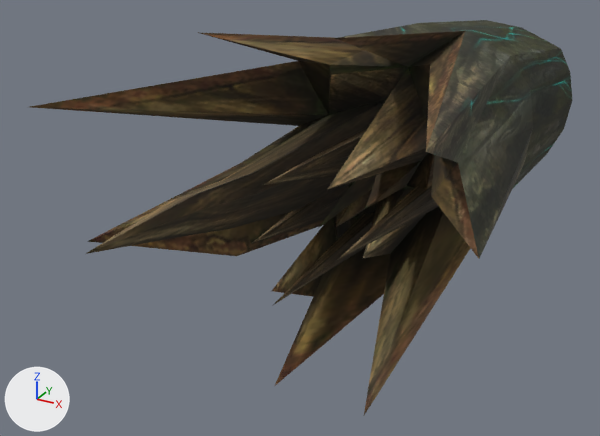
The OBJ model sceneobjs/mori_yewai_01/mori_yewai_01_duanlie01.obj: old version first, new version second.
Rendered twice from a 50 mm camera at (682.0, -2147.0, 620.0) aimed at (-114.0, -700.0, -103.0). The lights are fixed; the arrows at lower left show +X, +Y and +Z. Where no turn or scale is listed for an object, it has been applied to the vertices. Vertices at the same position are counted once.

Objects in the first picture: 'mori_yewai_01_duanlie01'.
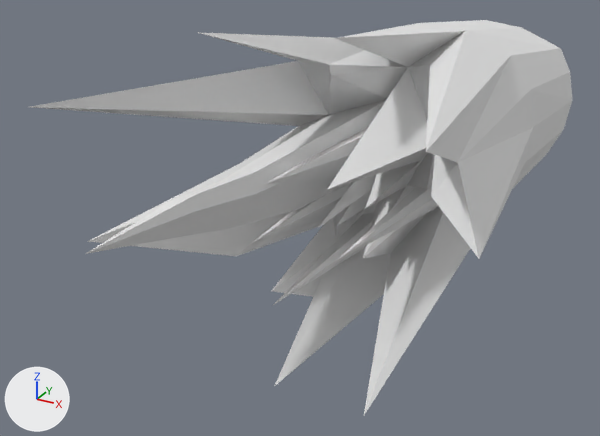
Location of each change, [x1, y1, x2, y2] in pixels of the pictures (600 x 436 px):
part 1 of me_mori_yewai_01_duanlie01, recoloured: [30, 31, 479, 415] in both
part 2 of me_mori_yewai_01_duanlie01, recoloured (black to grey): [338, 20, 572, 258] in both

The change, as a list of edits to the scene's bpy script:
```text
Add mat_material_2_1:
    mat_material_2_1 = principled_material('material_2')
    mat_material_2_1.base_color = (0.8, 0.8, 0.8)  # white #e7e7e7
    mat_material_2_1.roughness = 1.0
Add mat_material_1_1:
    mat_material_1_1 = principled_material('material_1')
    mat_material_1_1.base_color = (0.8, 0.8, 0.8)  # white #e7e7e7
    mat_material_1_1.roughness = 1.0
Add mat_material_3_1:
    mat_material_3_1 = principled_material('material_3')
    mat_material_3_1.base_color = (0.8, 0.8, 0.8)  # white #e7e7e7
    mat_material_3_1.roughness = 1.0
Change me_mori_yewai_01_duanlie01:
    where me_mori_yewai_01_duanlie01.from_pydata(...)  # 129 vertices, 220 faces; spans x -425.0..360.0, y -1244.0..1.0, z -406.0..335.0
    used by ob_mori_yewai_01_duanlie01; location = (0.0, 0.0, 0.0)
    remove me_mori_yewai_01_duanlie01.materials.append(mat_material_3)  # picture img_mori_yewai_01_worldtree02_01_png
    me_mori_yewai_01_duanlie01 part 1: all 138 faces that had it switch from mat_material_2 (picture img_mori_yewai_01_duanlie01_01_png) to mat_material_2_1 (white #e7e7e7)
    me_mori_yewai_01_duanlie01 part 2: all 64 faces that had it switch from mat_material_1 (picture img_mori_yewai_01_worldtree01_02_png) to mat_material_1_1 (white #e7e7e7)
    add me_mori_yewai_01_duanlie01.materials.append(mat_material_3_1)  # white #e7e7e7
```
